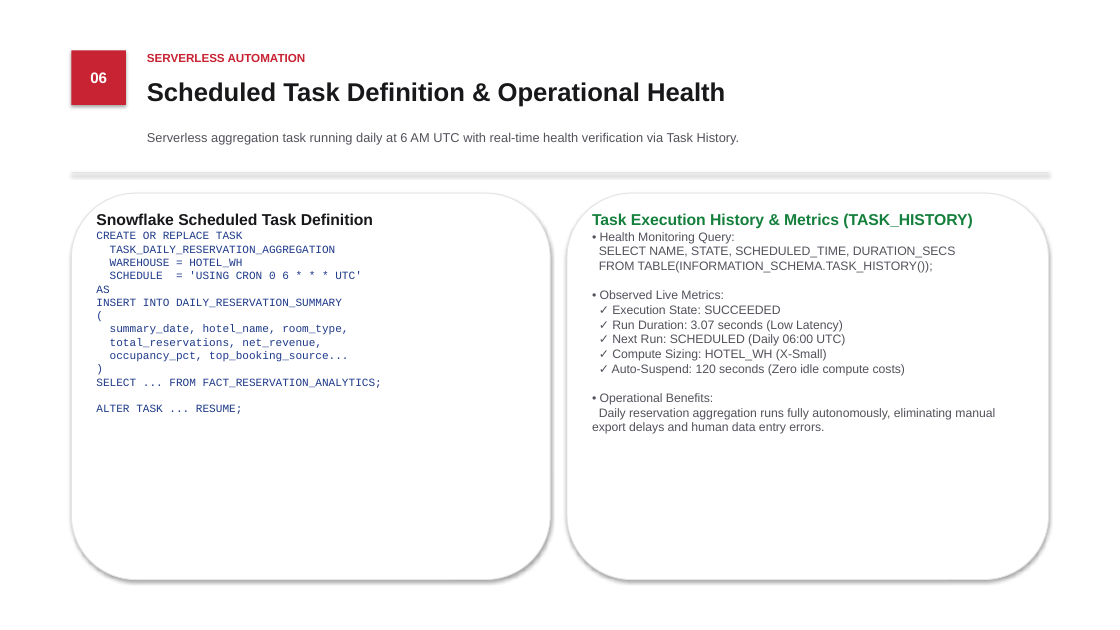
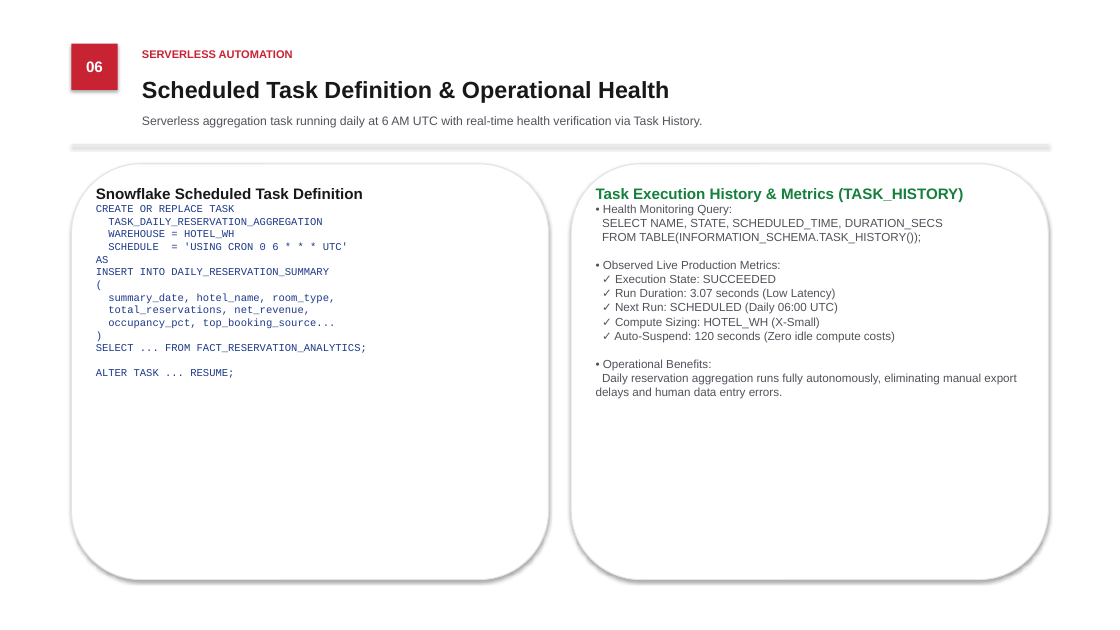
Before and after one commit to ashlesh0805/snowflake-hotel-reservation-analytics, a slide deck: slide 6 of Hotel_Reservation_Analytics_Japanese_Style.pptx. Drawn at 1120x630 pixels with LibreOffice and Linux fonts; fonts in the diff are those of the drawing. Boxes give left, top, right and bottom in pixels: in the first picture for what was removed or moved away, otherwise in the second. Text is boxed around its words. In the diff, an @@ line names an element or a change of style, - is before the commit and + after.

Commit message:
Refactor presentation to pixel-perfect alignment, add Team 07 attribution and Thank You slide

```diff
--- a/Hotel_Reservation_Analytics_Japanese_Style.pptx
+++ b/Hotel_Reservation_Analytics_Japanese_Style.pptx
@@ rectangle "06": place and size @@
-rectangle "06" at <box>71,50,126,105</box>
+rectangle "06" at <box>71,44,118,90</box>
@@ text "SERVERLESS AUTOMATION" at <box>142,50,293,58</box>: size 10 to 9.5 pt @@
@@ text "Scheduled Task Definition & Operational ..." at <box>142,81,669,103</box>: size 22 to 20 pt @@
@@ text "Serverless aggregation task running daily ...": place and size @@
-text "Serverless aggregation task running daily ..." at <box>147,132,740,145</box>
+text "Serverless aggregation task running daily ..." at <box>142,116,702,128</box>
@@ text "Serverless aggregation task running daily ..." at <box>142,116,702,128</box>: size 11 to 10.5 pt @@
@@ rectangle: place and size @@
-rectangle at <box>71,172,1049,173</box>
+rectangle at <box>71,145,1049,145</box>
@@ rounded rectangle: place and size @@
-rounded rectangle at <box>71,193,550,580</box>
+rounded rectangle at <box>71,164,549,580</box>
@@ rounded rectangle at <box>71,164,549,580</box>: outline #E4E4E7 0.8 pt to #E4E4E7 0.9 pt @@
@@ text "Snowflake Scheduled Task Definition": place and size @@
-text "Snowflake Scheduled Task Definition" at <box>96,213,382,414</box>
+text "Snowflake Scheduled Task Definition" at <box>96,188,367,378</box>
@@ text "Snowflake Scheduled Task Definition" at <box>96,188,367,378</box>: size 13.5 to 13 pt in "Snowflake Scheduled Task Definition"; size 9.5 to 9 pt @@
@@ rounded rectangle at <box>571,164,1049,580</box>: outline #E4E4E7 0.8 pt to #E4E4E7 0.9 pt @@
@@ rounded rectangle: place and size @@
-rounded rectangle at <box>567,193,1049,580</box>
+rounded rectangle at <box>571,164,1049,580</box>
@@ text "Task Execution History & Metrics ...": place and size @@
-text "Task Execution History & Metrics ..." at <box>592,213,995,434</box>
+text "Task Execution History & Metrics ..." at <box>596,188,1016,399</box>
@@ text at <box>596,204,1016,399</box>: text changed; size 10.5 to 10 pt @@
-• Health Monitoring Query:
-SELECT NAME, STATE, SCHEDULED_TIME, DURATION_SECS
-FROM TABLE(INFORMATION_SCHEMA.TASK_HISTORY());
-• Observed Live Metrics:
-✓ Execution State: SUCCEEDED
-✓ Run Duration: 3.07 seconds (Low Latency)
-✓ Next Run: SCHEDULED (Daily 06:00 UTC)
-✓ Compute Sizing: HOTEL_WH (X-Small)
-✓ Auto-Suspend: 120 seconds (Zero idle compute costs)
-• Operational Benefits:
-Daily reservation aggregation runs fully autonomously, eliminating manual export delays and human data entry errors.
+• Health Monitoring Query:
+SELECT NAME, STATE, SCHEDULED_TIME, DURATION_SECS
+FROM TABLE(INFORMATION_SCHEMA.TASK_HISTORY());
+• Observed Live Production Metrics:
+✓ Execution State: SUCCEEDED
+✓ Run Duration: 3.07 seconds (Low Latency)
+✓ Next Run: SCHEDULED (Daily 06:00 UTC)
+✓ Compute Sizing: HOTEL_WH (X-Small)
+✓ Auto-Suspend: 120 seconds (Zero idle compute costs)
+• Operational Benefits:
+Daily reservation aggregation runs fully autonomously, eliminating manual export delays and human data entry errors.
@@ text at <box>596,188,963,202</box>: size 13.5 to 13 pt in "Task Execution History & Metrics (TASK_HISTORY)" @@
```
Also in this commit, not shown: 6 other slides changed, 1 slide added, 4 other files.
